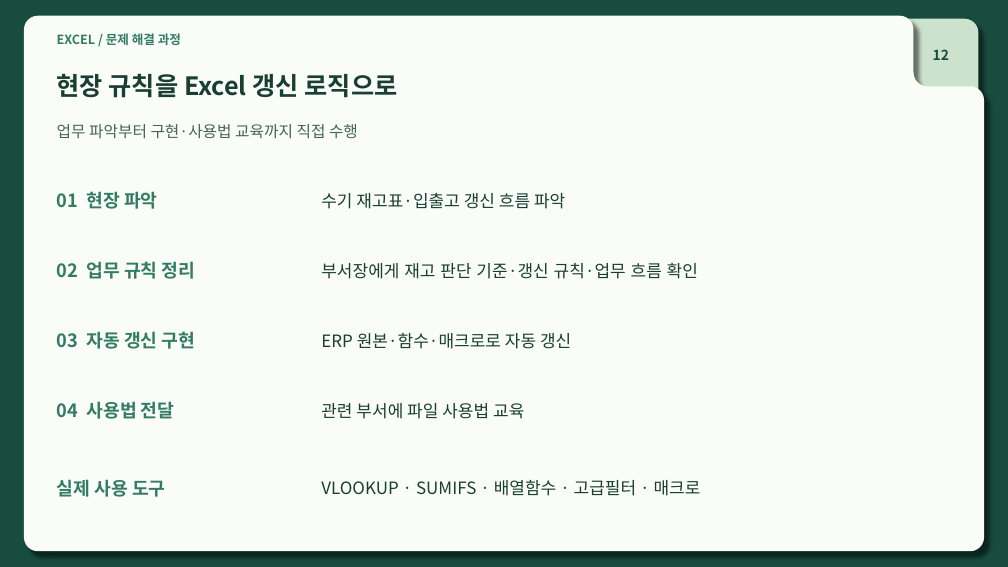
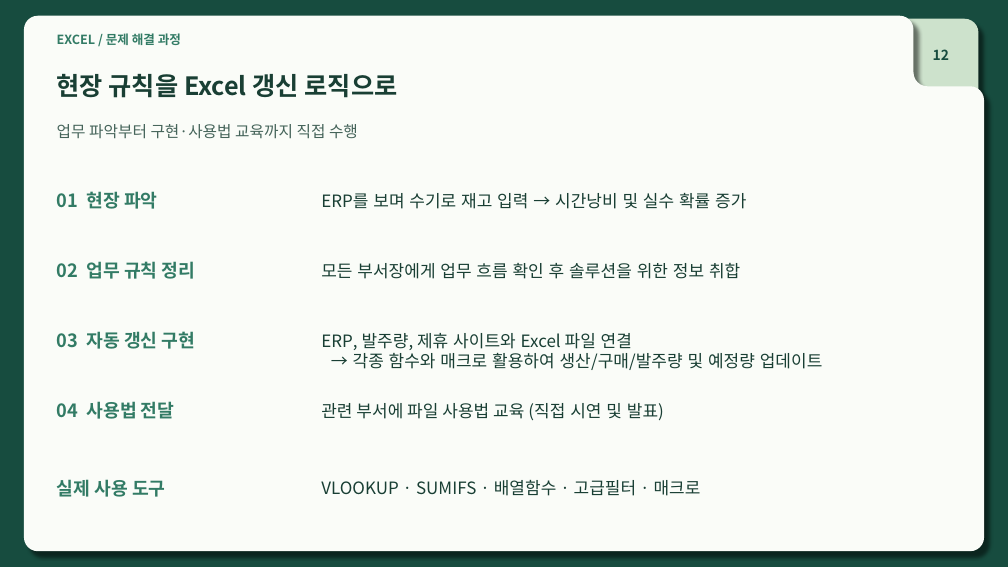
Before and after one commit to Jack-the-Ace/remind, a slide deck: slide 12 of 참고자료/취뽀/포트폴리오_변재근_v3.0.pptx. Drawn at 1008x567 pixels with LibreOffice and Linux fonts; fonts in the diff are those of the drawing. Boxes give left, top, right and bottom in pixels: in the first picture for what was removed or moved away, otherwise in the second. Text is boxed around its words. In the diff, an @@ line names an element or a change of style, - is before the commit and + after.

```diff
--- a/참고자료/취뽀/포트폴리오_변재근_v3.0.pptx
+++ b/참고자료/취뽀/포트폴리오_변재근_v3.0.pptx
@@ text at [321,193,746,209]: text changed @@
-수기 재고표·입출고 갱신 흐름 파악
+ERP를 보며 수기로 재고 입력 → 시간낭비 및 실수 확률 증가
@@ text at [321,263,740,279]: text changed @@
-부서장에게 재고 판단 기준·갱신 규칙·업무 흐름 확인
+모든 부서장에게 업무 흐름 확인 후 솔루션을 위한 정보 취합
@@ text at [321,333,823,370]: text changed @@
-ERP 원본·함수·매크로로 자동 갱신
+ERP, 발주량, 제휴 사이트와 Excel 파일 연결
+→ 각종 함수와 매크로 활용하여 생산/구매/발주량 및 예정량 업데이트
@@ text at [321,403,664,420]: text changed @@
-관련 부서에 파일 사용법 교육
+관련 부서에 파일 사용법 교육 (직접 시연 및 발표)
```
Also in this commit, not shown: 10 other slides changed, 29 other files.
